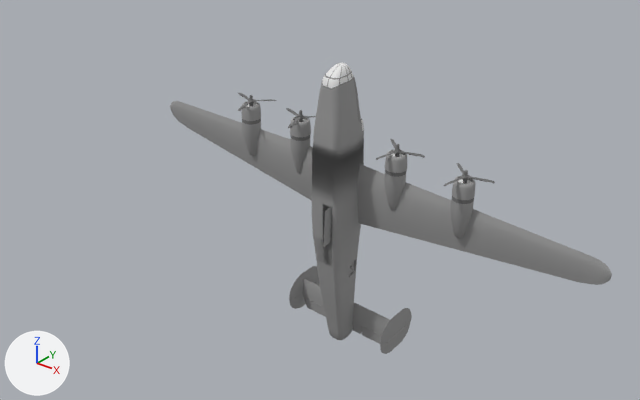
The Blender file Assets/Prefabs/B_24.blend: old version first, new version second.
Camera for both pictures: a camera (50 mm lens) standing at (15.3, -20.1, 11.3) and looking at (-0.6, -0.2, -1.1). Arrows for +X, +Y and +Z are at lower left; the lights stay in place.

Before the edit, the objects in view are built like this:
```python
ob_cube_004 = bpy.data.objects.new('Cube.004', me_cube_003)
ob_cube_004.location = (0.22, -0.71, -1.54)
ob_cube_004.rotation_euler = (0.792, -1.492, -0.778)  # degrees (45, -85, -45)
ob_cube_004.scale = (0.808, 0.808, 0.808)
ob_klappe = bpy.data.objects.new('klappe', me_cube_006)
ob_klappe.location = (-0.39, -0.71, -1.5)
ob_klappe.rotation_euler = (-0.792, -1.492, -0.778)  # degrees (-45, -85, -45)
ob_klappe.scale = (0.808, 0.808, 0.808)
ob_plane_body = bpy.data.objects.new('Plane_Body', me_cube_001)
ob_plane_body.location = (0.0, 0.0, 0.0)
ob_plane_body.rotation_euler = (-0.792, -1.492, -0.778)  # degrees (-45, -85, -45)
ob_plane_body.scale = (0.808, 0.808, 0.808)
ob_propeller1 = bpy.data.objects.new('Propeller1', me_cylinder_008)
ob_propeller1.parent = ob_engines
ob_propeller1.location = (2.358, -0.314, 4.401)
ob_propeller1.rotation_euler = (-1.571, 0.0, 0.0)  # degrees (-90, 0, 0)
ob_propeller1.scale = (0.0503, 0.0503, 0.0151)
ob_propeller2 = bpy.data.objects.new('Propeller2', me_cylinder_007)
ob_propeller2.parent = ob_engines
ob_propeller2.location = (1.066, -0.262, 4.327)
ob_propeller2.rotation_euler = (-1.571, 0.0, 0.0)  # degrees (-90, 0, 0)
ob_propeller2.scale = (0.0503, 0.0503, 0.0151)
ob_propeller4 = bpy.data.objects.new('Propeller4', me_cylinder_003)
ob_propeller4.parent = ob_engines
ob_propeller4.location = (-2.358, -0.298, 4.401)
ob_propeller4.rotation_euler = (-1.571, 0.0, 0.0)  # degrees (-90, 0, 0)
ob_propeller4.scale = (0.0503, 0.0503, 0.0151)
ob_wings = bpy.data.objects.new('Wings', me_cube_002)
ob_wings.parent = ob_plane_body
ob_wings.location = (0.0, 0.333, 4.18)
ob_wings.rotation_euler = (-0.785, 0.0, 0.0)  # degrees (-45, 0, 0)
ob_wings.scale = (0.452, 0.452, 0.452)
# also in view: 'Engines' at (0.0, 0.4, 0.0); 'Cube.002' at (-0.3, 1.1, -5.7)
```
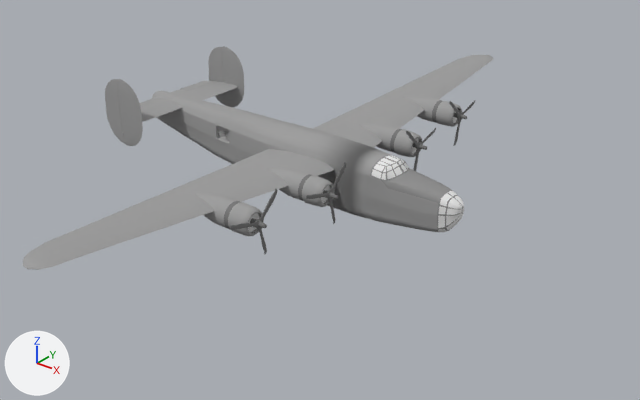
What differs and where, as boxes (x1, y1, x2, y2) in the pictures (640 x 400 px):
'Wings', turned, rescaled: before (170, 101, 612, 285); after (23, 55, 493, 270)
'Plane_Body', turned, rescaled: before (311, 62, 364, 340); after (152, 91, 464, 232)
'Engines', turned, rescaled: before (242, 101, 476, 238); after (195, 96, 462, 236)
'Cube.002', turned, rescaled: before (289, 266, 412, 354); after (105, 46, 244, 146)
'Propeller4', turned, rescaled, moved: before (444, 163, 495, 186); after (231, 188, 278, 255)
'Cube.003', turned, rescaled: before (304, 299, 382, 344); after (140, 81, 215, 107)
'Propeller3', turned, rescaled: before (376, 139, 425, 160); after (306, 162, 346, 224)
'klappe', moved, turned, rescaled (not visible afterwards): before (313, 200, 323, 240)
'Propeller2', turned, rescaled, moved: before (286, 108, 316, 128); after (406, 128, 436, 171)
'Propeller1', turned, rescaled, moved: before (238, 93, 276, 111); after (449, 100, 475, 146)
'Cube.004', moved, turned, rescaled (not visible afterwards): before (323, 207, 332, 247)
'Cylinder.005', turned, rescaled: before (249, 95, 254, 107); after (250, 218, 267, 228)
'Cylinder.004', turned, rescaled: before (395, 144, 400, 157); after (413, 143, 427, 150)
'Cylinder.001', turned, rescaled: before (463, 170, 468, 184); after (453, 113, 467, 119)
'Cylinder.006', turned, rescaled: before (298, 110, 303, 122); after (323, 190, 339, 199)
'Gun2', turned, rescaled (not visible before): after (217, 130, 227, 136)

The edits, one by one:
Object 'Plane_Body' (ob_plane_body) turns from (-45, -85, -45) to (0, 0, 0) degrees about x, y and z.
Object 'Plane_Body' (ob_plane_body) is rescaled from (0.808, 0.808, 0.808) to (1.0, 1.0, 1.0).
Object 'klappe' (ob_klappe) turns from (-45, -85, -45) to (0, 0, 0) degrees about x, y and z.
Object 'klappe' (ob_klappe) is rescaled from (0.808, 0.808, 0.808) to (1.0, 1.0, 1.0).
Object 'klappe' (ob_klappe) moves from (-0.39, -0.71, -1.5) to (-1.83, -0.38, -0.98).
Object 'Cube.004' (ob_cube_004) turns from (45, -85, -45) to (0, 0, 0) degrees about x, y and z.
Object 'Cube.004' (ob_cube_004) is rescaled from (0.808, 0.808, 0.808) to (1.0, 1.0, 1.0).
Object 'Cube.004' (ob_cube_004) moves from (0.22, -0.71, -1.54) to (-1.83, 0.38, -0.98).
Object 'Propeller1' (ob_propeller1) moves from (2.358, -0.314, 4.401) to (-2.358, -0.298, 4.401).
Object 'Propeller2' (ob_propeller2) moves from (1.066, -0.262, 4.327) to (-1.066, -0.262, 4.327).
Object 'Propeller4' (ob_propeller4) moves from (-2.358, -0.298, 4.401) to (2.358, -0.314, 4.401).
